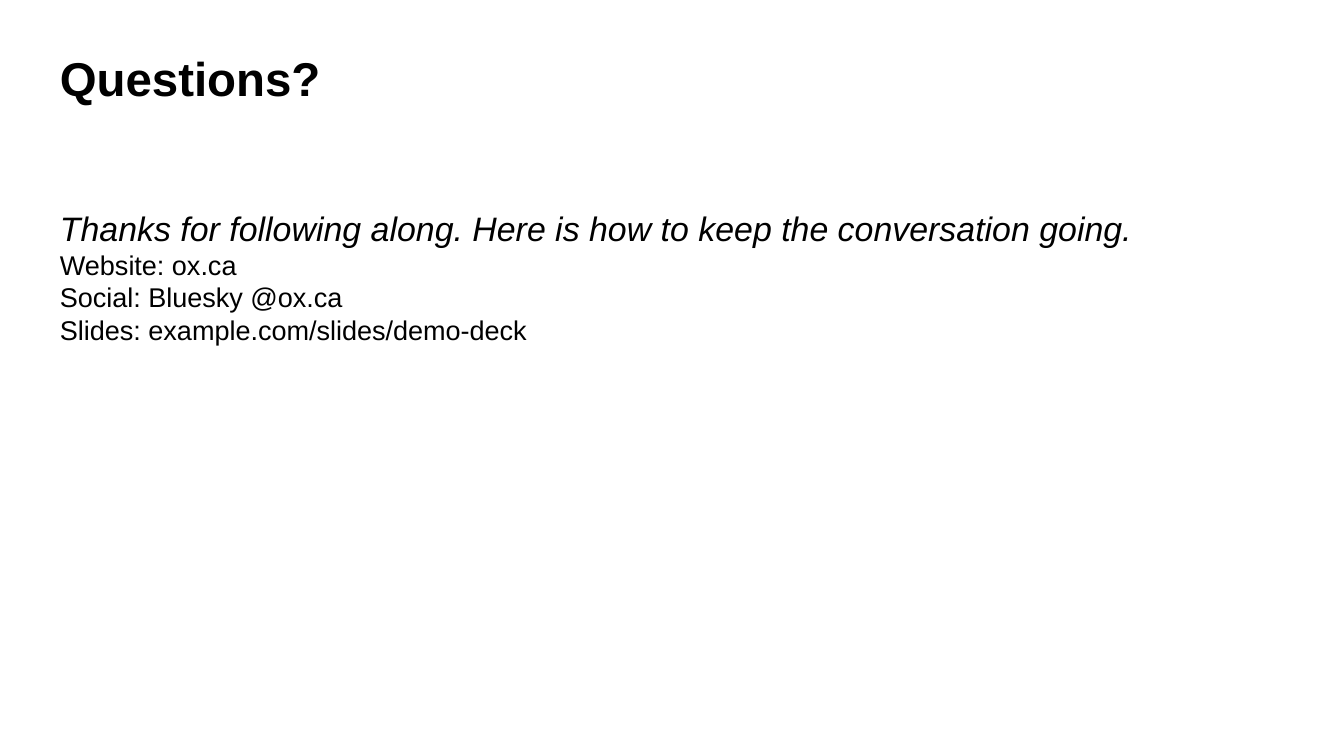
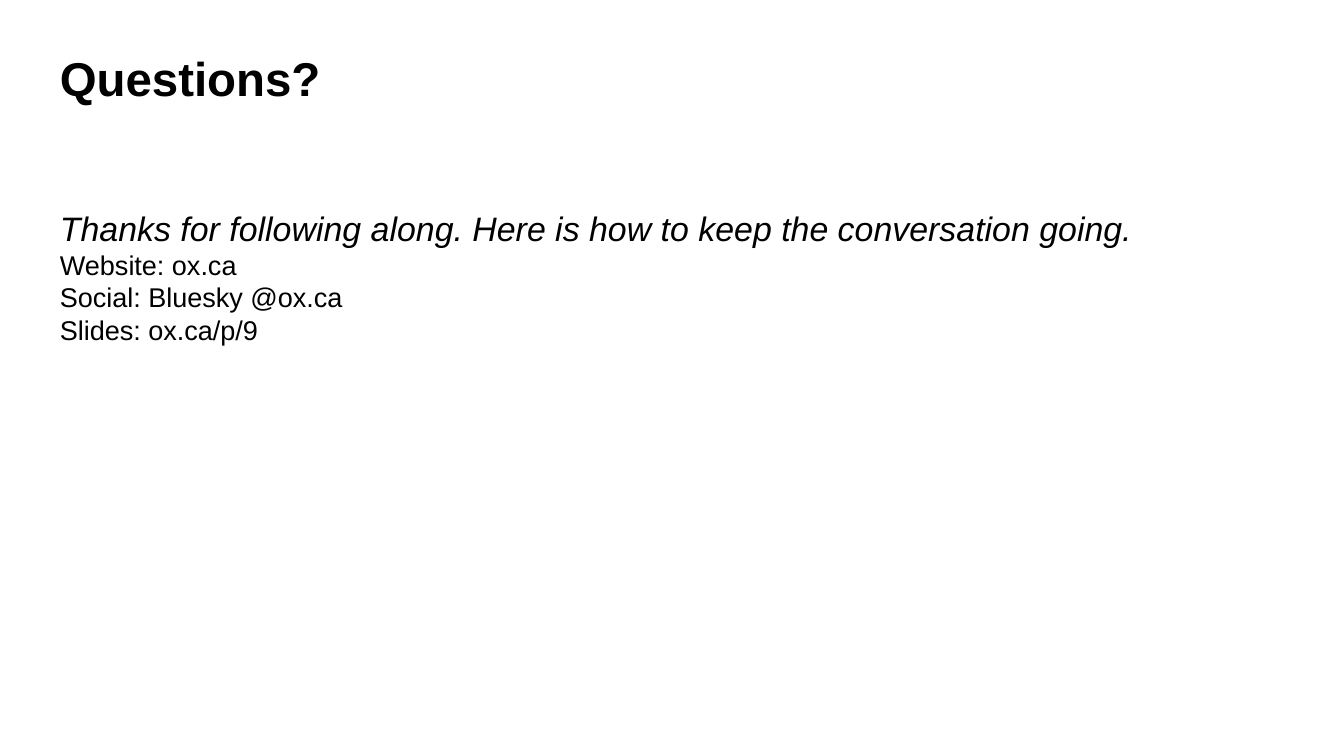
Before and after one commit to mgifford/ox.ca, a slide deck: slide 7 of presentations/unosw-2026/Scaling-SDGs-through-Local-Open-Source-Procurement_26Jun2026.odp. Drawn at 1344x756 pixels with LibreOffice and Linux fonts; fonts in the diff are those of the drawing. Boxes give left, top, right and bottom in pixels: in the first picture for what was removed or moved away, otherwise in the second. Text is boxed around its words. In the diff, an @@ line names an element or a change of style, - is before the commit and + after.

```diff
--- a/presentations/unosw-2026/Scaling-SDGs-through-Local-Open-Source-Procurement_26Jun2026.odp
+++ b/presentations/unosw-2026/Scaling-SDGs-through-Local-Open-Source-Procurement_26Jun2026.odp
@@ text at (x1=60, y1=320, x2=258, y2=345): text changed @@
-Slides: example.com/slides/demo-deck
+Slides: ox.ca/p/9
```
Also in this commit, not shown: 9 other files.
